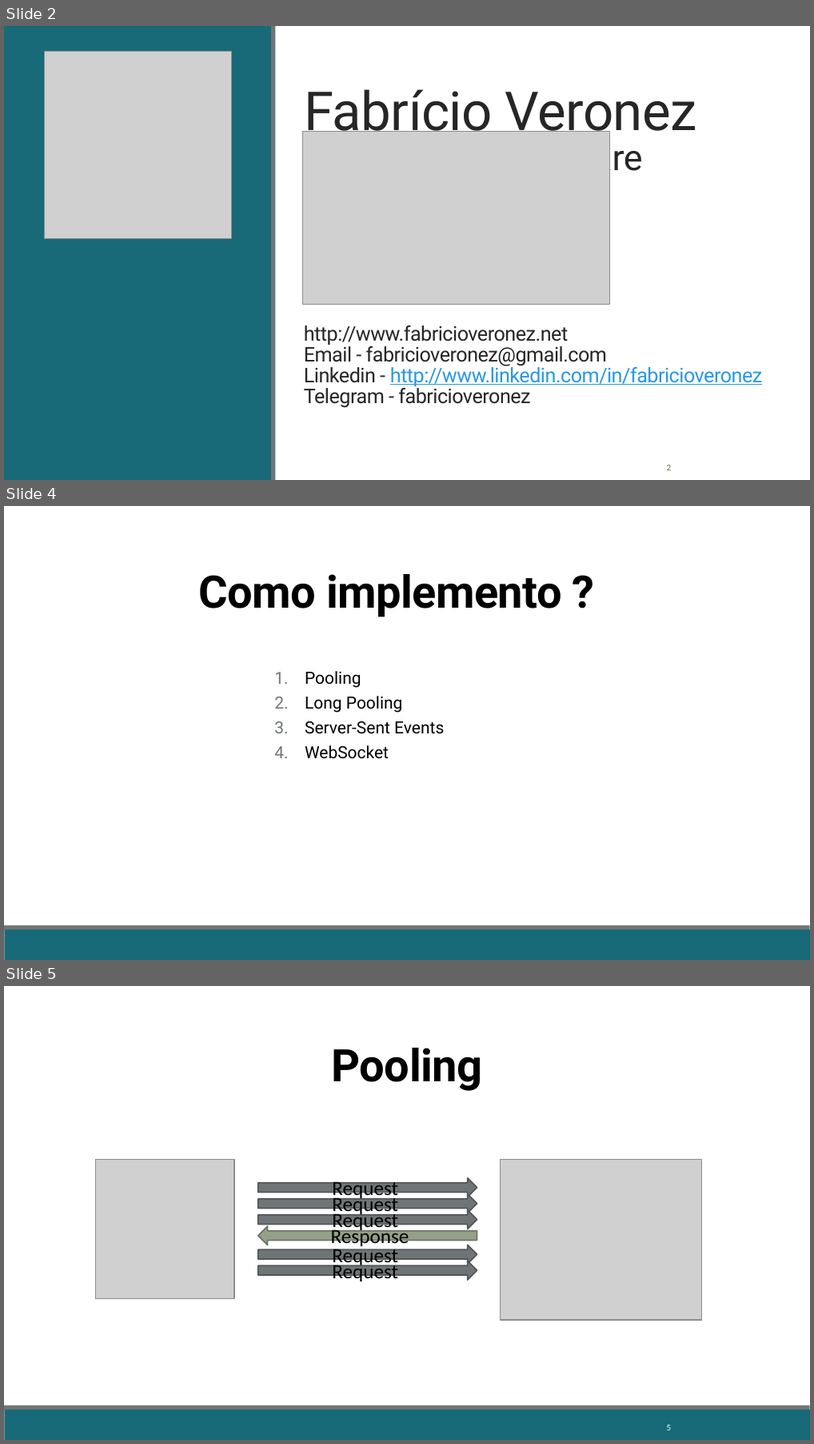
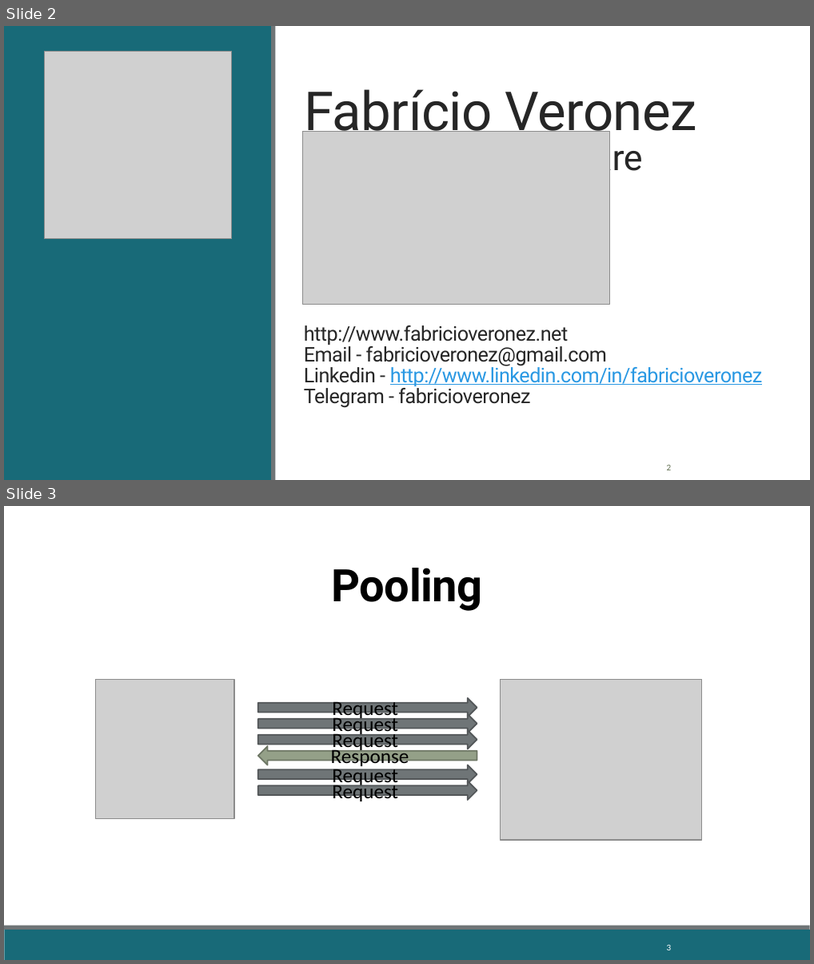
Before and after one commit to fabricioveronez/SignalR_Exemplos, a slide deck: docs/ApresentacaoWebAppForContainers.pptx. Shown one above the other, each under a label of ours: slides 2, 4 and 5 before the commit, slides 2 and 3 after it; the slides between them are not shown. The pictures are 814x1444 and 814x964 pixels, drawn with LibreOffice and Linux fonts; fonts in the diff are those of the drawing; grey boxes stand for pictures. Boxes give left, top, right and bottom in pixels: in the first picture for what was removed or moved away, otherwise in the second. Text is boxed around its words. In the diff, an @@ line names an element or a change of style, - is before the commit and + after.

```diff
--- a/docs/ApresentacaoWebAppForContainers.pptx
+++ b/docs/ApresentacaoWebAppForContainers.pptx
@@ slide 4 removed at [4, 506, 810, 960], background #FFFFFF; not listed: 2 template elements that a slide beside it also shows @@
@@ title removed at [198, 574, 562, 617] @@
-Como implemento ?
@@ text removed at [305, 671, 444, 759] @@
-1. Pooling
-2. Long Pooling
-3. Server-Sent Events
-4. WebSocket
@@ what was slide 5 is now slide 3 @@
```
Also in this commit, not shown: 1 slide added, 1 other slide removed.
